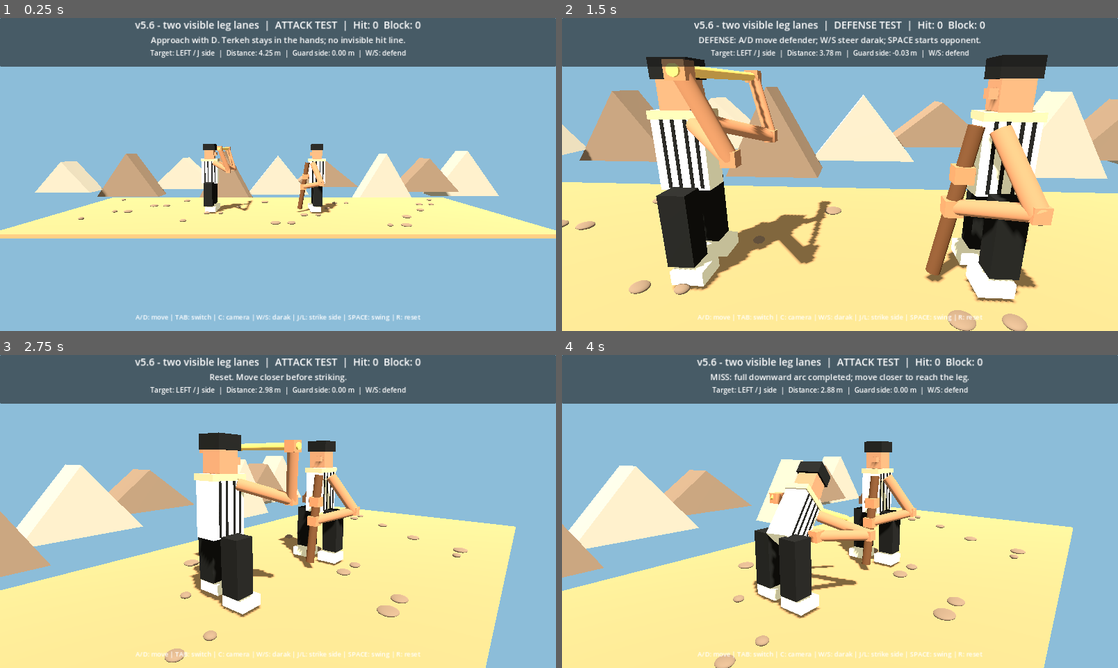
Above: before the commit, frames 1-4 (two rows, left to right).
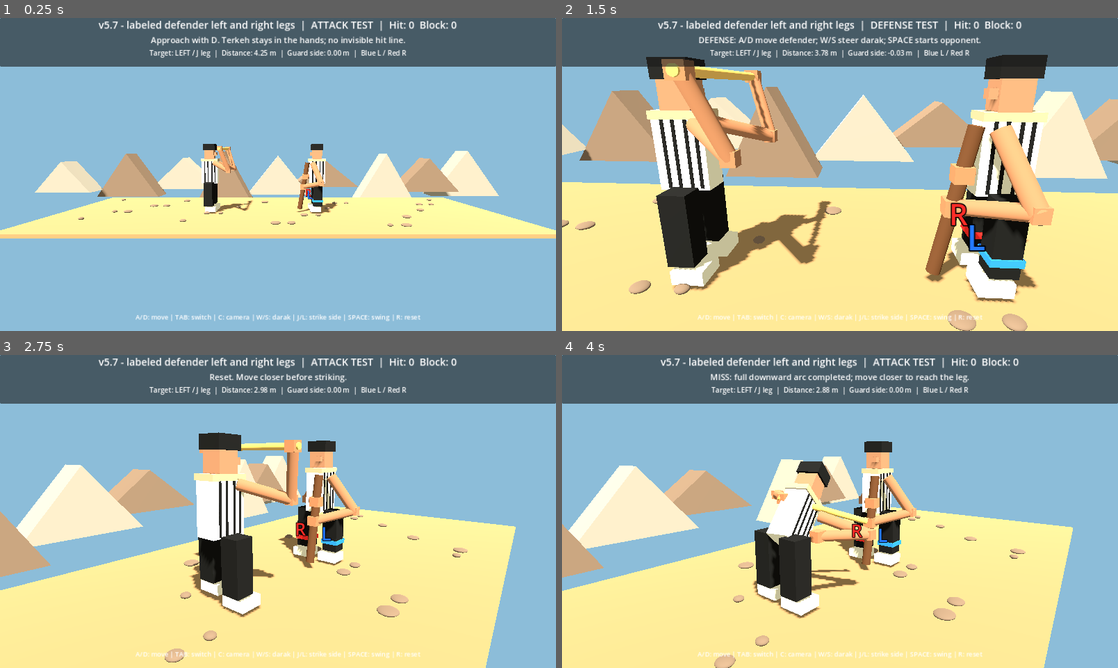
Above: after the commit, the same moments.

Repository: vahidainima-prog/tarke-darak-game
Game: Godot game, scene res://main.tscn
The game is run twice, just before and just after one commit, with the same random seed, the same clock (stepped at 60 frames per second) and the same inputs.
Inputs:
- Up to frame 1 (0.25 s): no input
- Up to frame 2 (1.5 s): tap Enter at 0.5 s; hold D 0.53-1.28 s; tap C at 0.6 s; tap Space at 0.77 s; hold S from 1.28 s (still down); tap Tab at 1.35 s
- Up to frame 3 (2.75 s): tap Space at 1.52 s; release S at 2.03 s; hold D from 2.03 s (still down); tap R at 2.1 s
- Up to frame 4 (4 s): release D at 2.78 s; hold W 2.78-3.53 s; tap J at 2.85 s; tap Space at 3.02, 3.77 s; hold A from 3.53 s (still down); tap L at 3.6 s

The runs differ from the first frame. In frame 1, 1.6% of the frame differs, in the area x 17-83%, y 0-59%; in frame 2, 2.2%; in frame 3, 1.7%; in frame 4, 2.2%, in the area x 17-83%, y 0-76%.

Commit message:
Add persistent red R and blue L labels to defender legs and align J/L target lanes with anatomical sides

Diff:
--- a/tarke_darak_godot_v2/main.gd
+++ b/tarke_darak_godot_v2/main.gd
@@ -2,7 +2,7 @@
 
 # Godot 4.x — visual mechanics test. Side camera looks along -Z.
 # Feint depth: negative Z is BEHIND the attacker; positive Z is IN FRONT.
-const BUILD_LABEL := "v5.6 - two visible leg lanes"
+const BUILD_LABEL := "v5.7 - labeled defender left and right legs"
 const DEF_X := 1.55
 const MIN_X := -4.7
 const MAX_X := 0.35
@@ -155,6 +155,23 @@
  block(waist, "Nose-facing", Vector3(0.12, 0.11, 0.15), Vector3(0.22 if face_right else -0.22, 1.13, 0.06), skin)
  return root
 
+func add_leg_debug_marker(parent: Node3D, label_text: String, z_side: float, marker_color: Color) -> void:
+ # Defender faces -X: anatomical RIGHT is -Z, LEFT is +Z.
+ # Parent the marker to the fighter so it follows defender movement.
+ var marker := Label3D.new()
+ marker.name = "DEBUG leg " + label_text
+ marker.text = label_text
+ marker.font_size = 80
+ marker.pixel_size = 0.005
+ marker.modulate = marker_color
+ marker.outline_size = 12
+ marker.billboard = BaseMaterial3D.BILLBOARD_ENABLED
+ marker.no_depth_test = true
+ marker.position = Vector3(-0.30, 0.68, z_side * 0.34)
+ parent.add_child(marker)
+ var band := block(parent, "DEBUG leg band " + label_text, Vector3(0.38, 0.09, 0.39), Vector3(0.0, 0.45, z_side * 0.34), marker_color)
+ band.cast_shadow = GeometryInstance3D.SHADOW_CASTING_SETTING_OFF
+
 func add_scenery() -> void:
  # Decorative landscape only; no collision and no change to strike physics.
  var rock := material(Color(0.48, 0.39, 0.31))
@@ -197,6 +214,8 @@
  add_scenery()
  attacker = person("Attacker facing RIGHT", attack_x, true)
  defender = person("Defender facing LEFT", defender_x, false)
+ add_leg_debug_marker(defender, "L", 1.0, Color(0.15, 0.48, 1.0))
+ add_leg_debug_marker(defender, "R", -1.0, Color(1.0, 0.18, 0.16))
  terkeh = rod(self, "Terkeh attached to raised hands", STICK_RADIUS, Color(0.88, 0.69, 0.34))
  darak = rod(self, "Darak held in defender hand", GUARD_RADIUS, Color(0.36, 0.22, 0.12))
  attack_hand_a = block(self, "Attacker left hand", Vector3(0.19, 0.17, 0.17), Vector3.ZERO, Color(0.67, 0.44, 0.29))
@@ -329,7 +348,7 @@
  var ready_a := ready_center + Vector3(0.0, 0.0, -STICK_LENGTH * 0.5)
  var ready_b := ready_center + Vector3(0.0, 0.0, STICK_LENGTH * 0.5)
  # Opposite side lanes: J goes to negative Z, L to positive Z.
- var target_side := -float(strike_side)
+ var target_side := float(strike_side)
  var tip_x := minf(defender_x - 0.12, attack_x + 2.08)
  var tip := Vector3(tip_x, 0.44, target_side * 0.34)
  # The rear hand stays near the attacker while the far TIP selects the leg.
@@ -453,7 +472,7 @@
   if segment_distance(s[0], s[1], guard_a, guard_b) <= STICK_RADIUS + GUARD_RADIUS + 0.025:
    return "block"
   # Each strike is checked only against its selected near/far leg lane.
-  var target_z := -float(strike_side) * 0.34
+  var target_z := float(strike_side) * 0.34
   var leg_a := Vector3(defender_x, 0.12, target_z)
   var leg_b := Vector3(defender_x, 0.77, target_z)
   if segment_distance(s[0], s[1], leg_a, leg_b) <= 0.20:
@@ -562,4 +581,4 @@
  update_visuals()
  update_camera(delta)
  header.text = BUILD_LABEL + "  |  " + ("DEFENSE TEST" if defending else "ATTACK TEST") + "  |  Hit: %d  Block: %d" % [score_hit, score_block]
- detail.text = "Target: %s side  |  Distance: %.2f m  |  Guard side: %.2f m  |  W/S: defend" % [("LEFT / J" if strike_side > 0 else "RIGHT / L"), defender_x - attack_x, guard_shift]
+ detail.text = "Target: %s leg  |  Distance: %.2f m  |  Guard side: %.2f m  |  Blue L / Red R" % [("LEFT / J" if strike_side > 0 else "RIGHT / L"), defender_x - attack_x, guard_shift]
